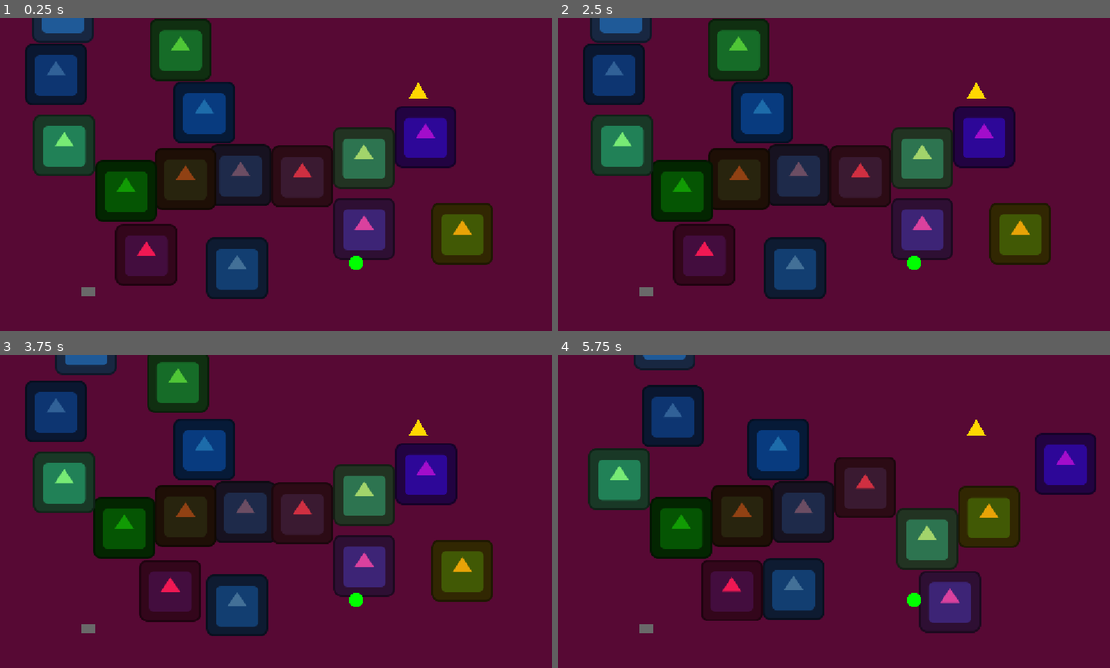
Above: before the commit, frames 1-4 (two rows, left to right).
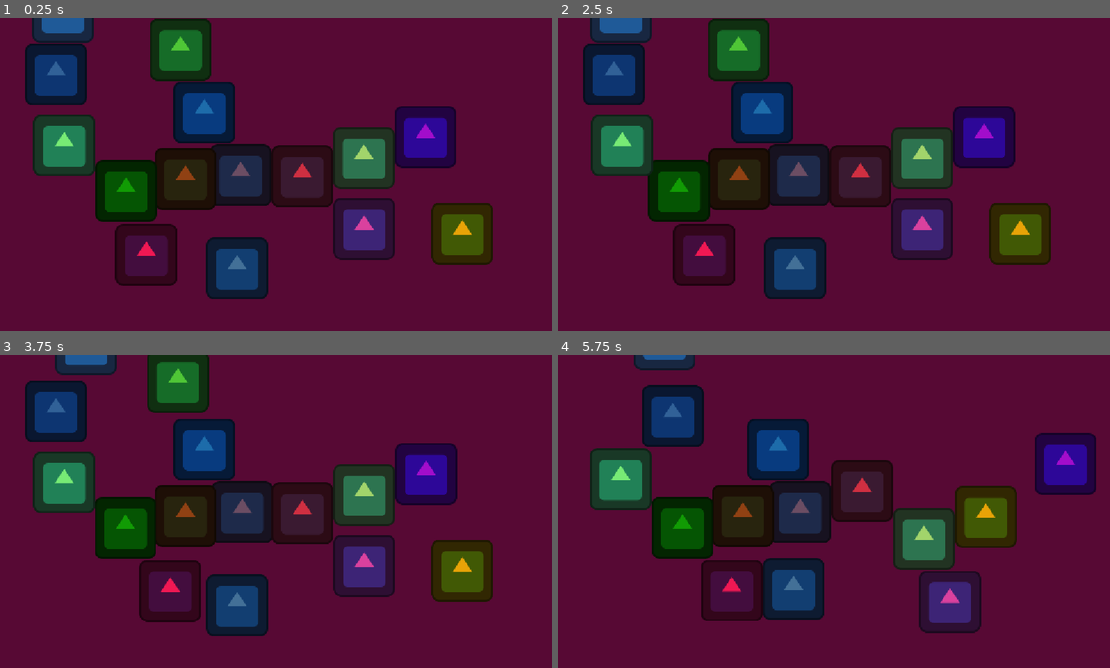
Above: after the commit, the same moments.

Repository: Tijana0/Last-One-Dancing
Game: Godot game, scene res://scenes/game_room.tscn
Same seed, same stepped clock (60 frames per second), same inputs: the game is played once before the commit and once after it. This scene is started directly instead of the project's main scene. The engine's default icon, where the game draws it, is replaced by a stand-in: a white triangle on a blue panel in a dark square.
Inputs:
- Up to frame 1 (0.25 s): no input
- Up to frame 2 (2.5 s): tap Enter (ui_accept) at 0.5, 0.77, 1.25, 1.52, 2 s; hold Right (ui_right) 0.53-1.28 s; tap F (dance) at 0.6 s; hold Down (ui_down) 1.28-2.03 s; tap K at 1.35 s; hold Right (ui_right) from 2.03 s (still down); hold Space from 2.03 s (still down)
- Up to frame 3 (3.75 s): release Right (ui_right) at 2.78 s; release Space at 2.78 s; hold Up (ui_up) 2.78-3.53 s; tap E at 2.85 s; tap Enter (ui_accept) at 3.02 s; hold Left (ui_left) from 3.53 s (still down); tap F (dance) at 3.6 s
- Up to frame 4 (5.75 s): tap Enter (ui_accept) at 3.77, 4.52 s; tap K at 4.35 s; release Left (ui_left) at 5.03 s; hold Down (ui_down) from 5.03 s (still down); hold Space from 5.03 s (still down)

The runs differ from the first frame. In frame 1, 0.3% of the frame differs, in the area x 14-78%, y 20-89%; in frame 2, 0.7%; in frame 3, 0.6%; in frame 4, 2.5%, in the area x 5-84%, y 20-89%.
Error after the commit: Parse Error: Preload file "res://assets/gold_mask.png" does not exist. (res://scripts/pickup_item.gd:11)

Commit message:
fix: make all item sprites uniform in size

Diff:
--- a/scripts/pickup_item.gd
+++ b/scripts/pickup_item.gd
@@ -2,19 +2,28 @@
 
 enum ItemType { POTION, GUN, MASK }
 var type = ItemType.POTION
+
+@onready var sprite = $Sprite2D
+
+# Preload textures
+const TEX_POTION = preload("res://assets/Potion.PNG")
+const TEX_GUN = preload("res://assets/gun.PNG")
+const TEX_MASK = preload("res://assets/gold_mask.png")
 
 func _ready():
 	add_to_group("pickups")
 	update_visuals()
 
 func update_visuals():
-	queue_redraw()
+	if not sprite: return
 
-func _draw():
-	if type == ItemType.POTION: # Green Circle
-		draw_circle(Vector2.ZERO, 15, Color.GREEN)
-	elif type == ItemType.GUN: # Gray/Black Square
-		draw_rect(Rect2(-15, -10, 30, 20), Color.DIM_GRAY)
-	else: # MASK - Gold Triangle
-		var points = PackedVector2Array([Vector2(0, -20), Vector2(20, 15), Vector2(-20, 15)])
-		draw_colored_polygon(points, Color.GOLD)
+	sprite.scale = Vector2(0.15, 0.15) # Uniform size for all items
+
+	if type == ItemType.POTION:
+		sprite.texture = TEX_POTION
+	elif type == ItemType.GUN:
+		sprite.texture = TEX_GUN
+	else:
+		sprite.texture = TEX_MASK
+
+# Removed _draw() as we use sprites now
--- a/scripts/player.gd
+++ b/scripts/player.gd
@@ -404,7 +404,7 @@
 		if i < inventory.size():
 			var type = inventory[i]
 			var inv_sprite = Sprite2D.new()
-			inv_sprite.scale = Vector2(0.1, 0.1) # Scale down for UI slot
+			inv_sprite.scale = Vector2(0.1, 0.1) # Uniform size for UI slots
 
 			if type == 0: # POTION
 				inv_sprite.texture = TEX_POTION
